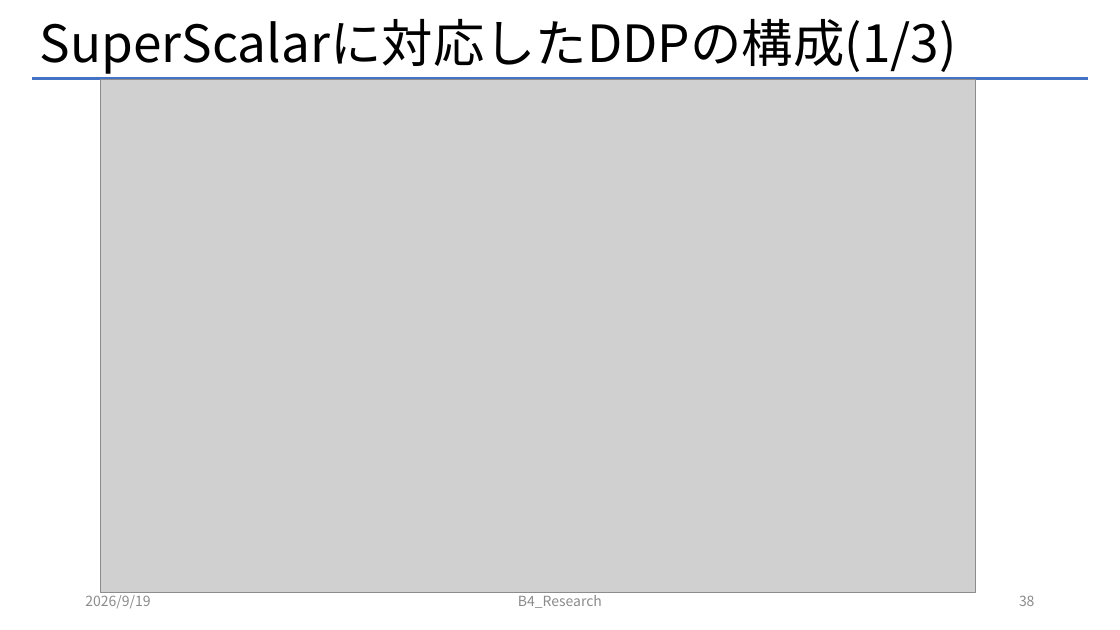
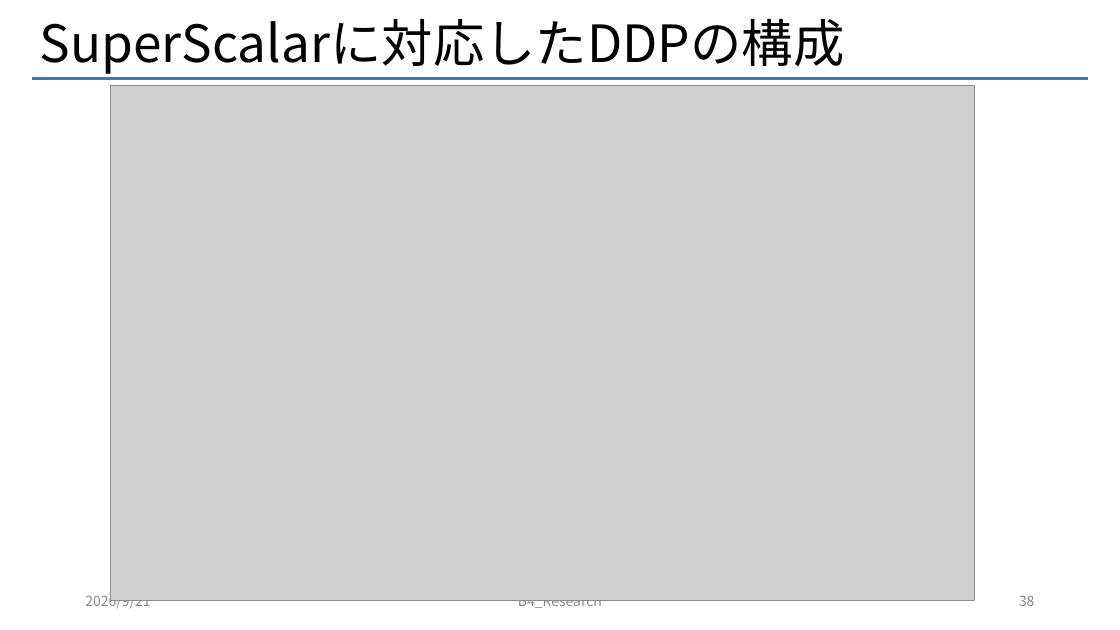
Before and after one commit to Mattya009/SuperScalar_DDP, a slide deck: slide 38 of DDP_SuperScalar.pptx. Drawn at 1120x630 pixels with LibreOffice and Linux fonts; fonts in the diff are those of the drawing; grey boxes stand for pictures. Boxes give left, top, right and bottom in pixels: in the first picture for what was removed or moved away, otherwise in the second. Text is boxed around its words. In the diff, an @@ line names an element or a change of style, - is before the commit and + after.

```diff
--- a/DDP_SuperScalar.pptx
+++ b/DDP_SuperScalar.pptx
@@ title at (40, 19, 845, 74): text changed @@
-SuperScalarに対応したDDPの構成(1/3)
+SuperScalarに対応したDDPの構成
@@ picture: place and size @@
-picture at (101, 79, 976, 592)
+picture at (111, 86, 975, 600)
@@ text at (85, 592, 150, 608): text changed @@
-2026/9/19
+2026/9/21
```
Also in this commit, not shown: 78 other slides changed, 1 slide added, 14 other files.
